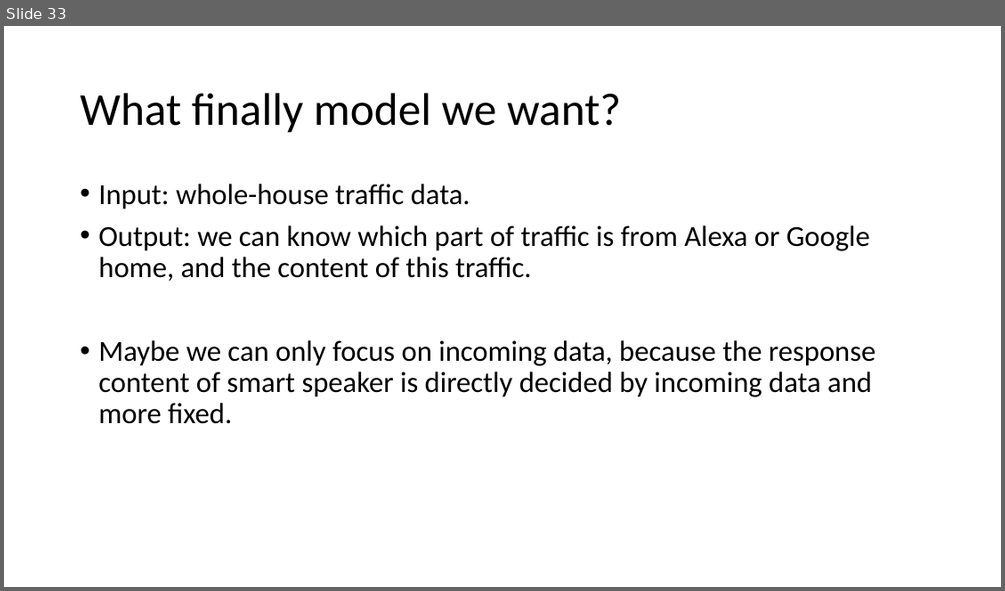
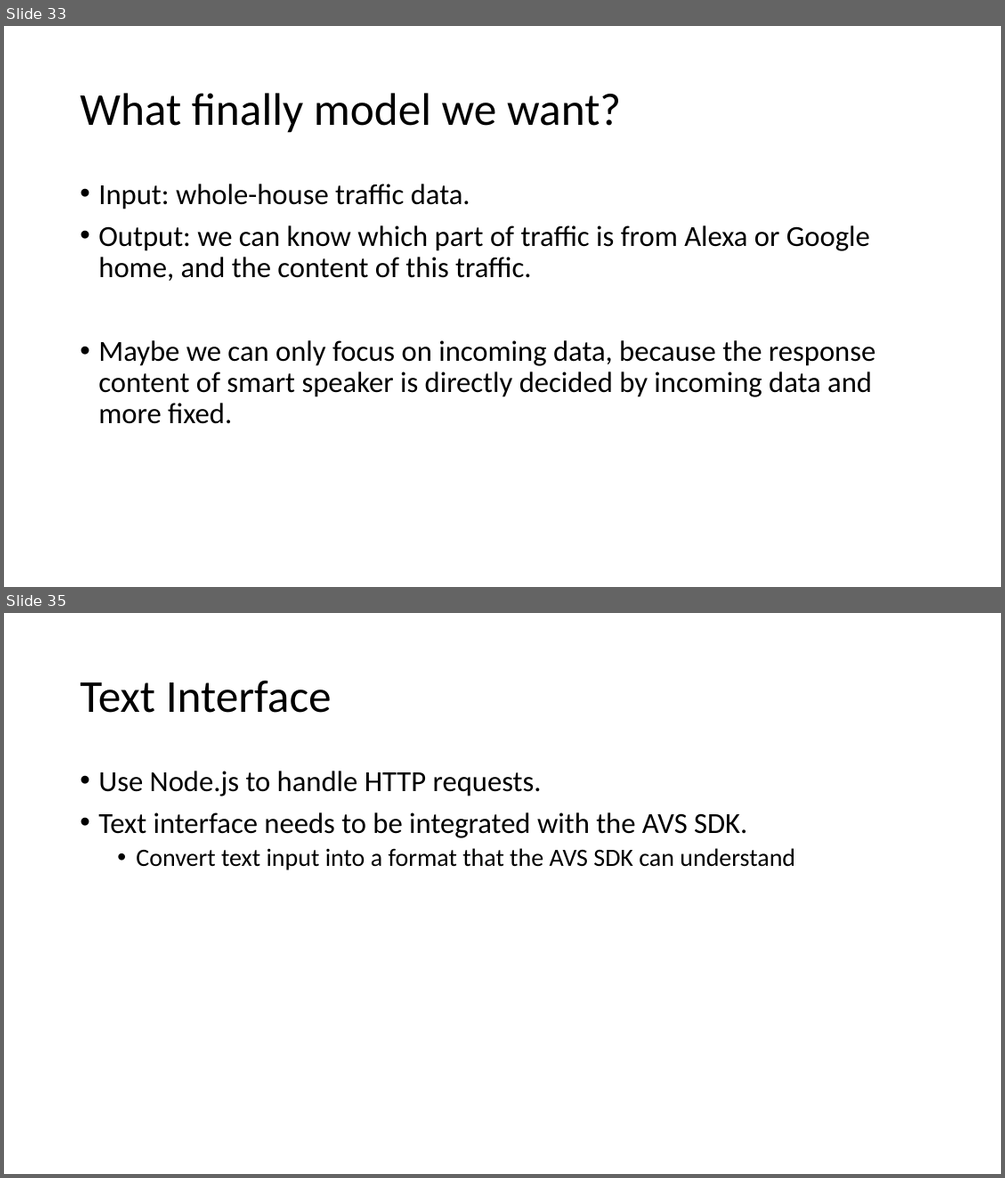
Before and after one commit to GXG-CS/Pi-Alexa, a slide deck: Presentation1.pptx. Shown one above the other, each under a label of ours: slide 33 before the commit, slides 33 and 35 after it; the slides between them are not shown. The pictures are 1005x591 and 1005x1178 pixels, drawn with LibreOffice and Linux fonts; fonts in the diff are those of the drawing. Boxes give left, top, right and bottom in pixels: in the first picture for what was removed or moved away, otherwise in the second. Text is boxed around its words. In the diff, an @@ line names an element or a change of style, - is before the commit and + after.

Commit message:
text-based input

```diff
--- a/Presentation1.pptx
+++ b/Presentation1.pptx
@@ slide 35 added at [4,613,1001,1174], background #FFFFFF @@
@@ title added at [80,680,332,713], 44 pt, text #000000 @@
+Text Interface
@@ text added at [98,771,795,870], 28 pt, text #000000 @@
+• Use Node.js to handle HTTP requests.
+• Text interface needs to be integrated with the AVS SDK.
+  • Convert text input into a format that the AVS SDK can understand
```
Also in this commit, not shown: 4 other slides added.
